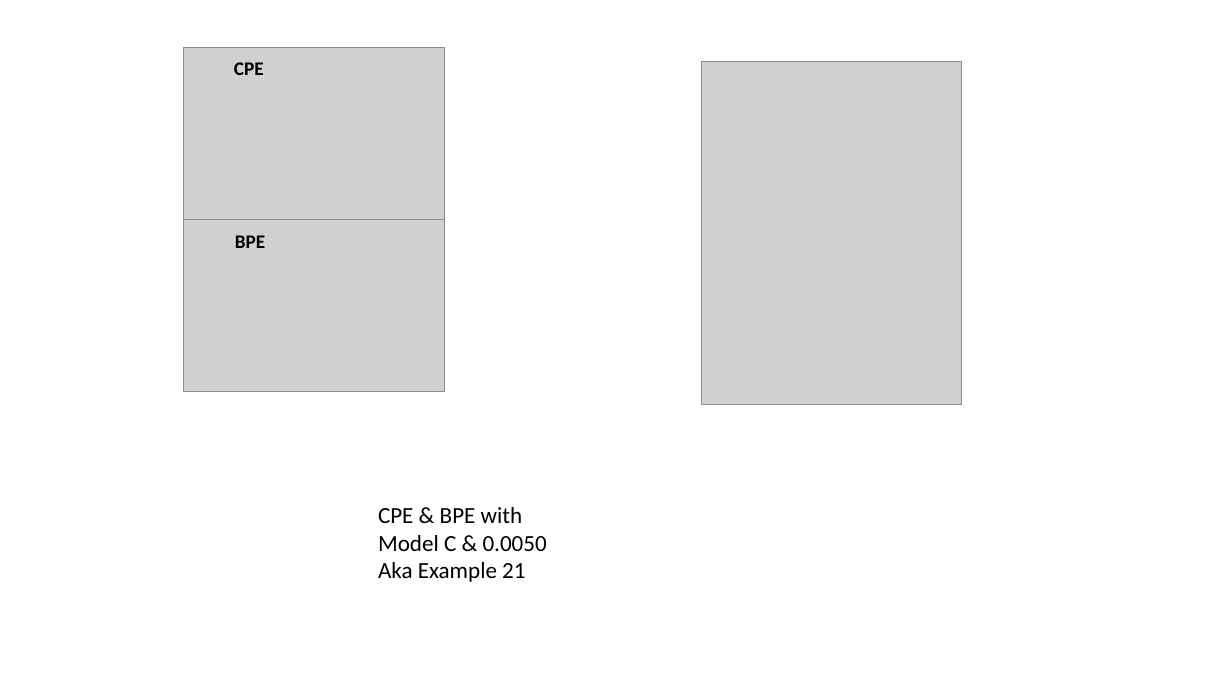
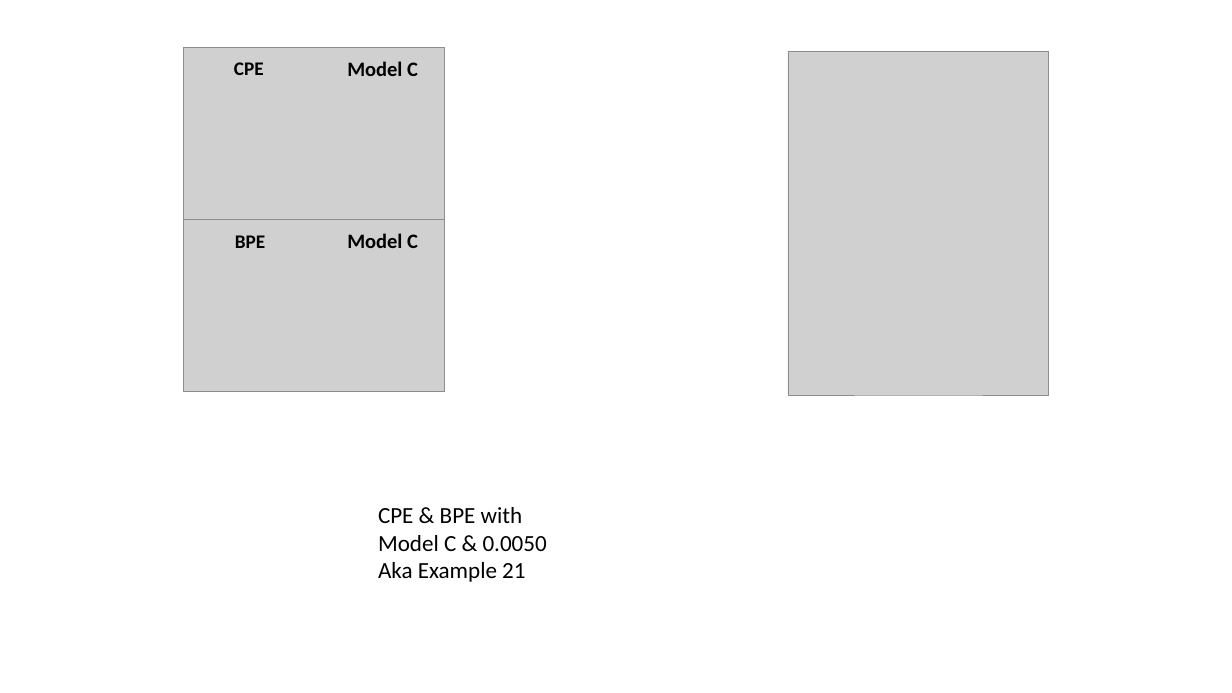
Before and after one commit to AdityaSavara/PEUQSE, a slide deck: slide 7 of Examples/Example19/0-ConsolidatedResultsExample19toExample21_optimized_map_mcmc_images.pptx. Drawn at 1232x693 pixels with LibreOffice and Linux fonts; fonts in the diff are those of the drawing; grey boxes stand for pictures. Boxes give left, top, right and bottom in pixels: in the first picture for what was removed or moved away, otherwise in the second. Text is boxed around its words. In the diff, an @@ line names an element or a change of style, - is before the commit and + after.

```diff
--- a/Examples/Example19/0-ConsolidatedResultsExample19toExample21_optimized_map_mcmc_images.pptx
+++ b/Examples/Example19/0-ConsolidatedResultsExample19toExample21_optimized_map_mcmc_images.pptx
@@ picture added at box(788, 52, 1049, 396) @@
@@ text added at box(347, 61, 418, 76), 16 pt, text #000000, bold @@
+Model C
@@ picture removed at box(701, 61, 962, 405) @@
@@ text added at box(347, 233, 418, 248), 16 pt, text #000000, bold @@
+Model C
```
Also in this commit, not shown: 5 other slides changed, 24 other files.
